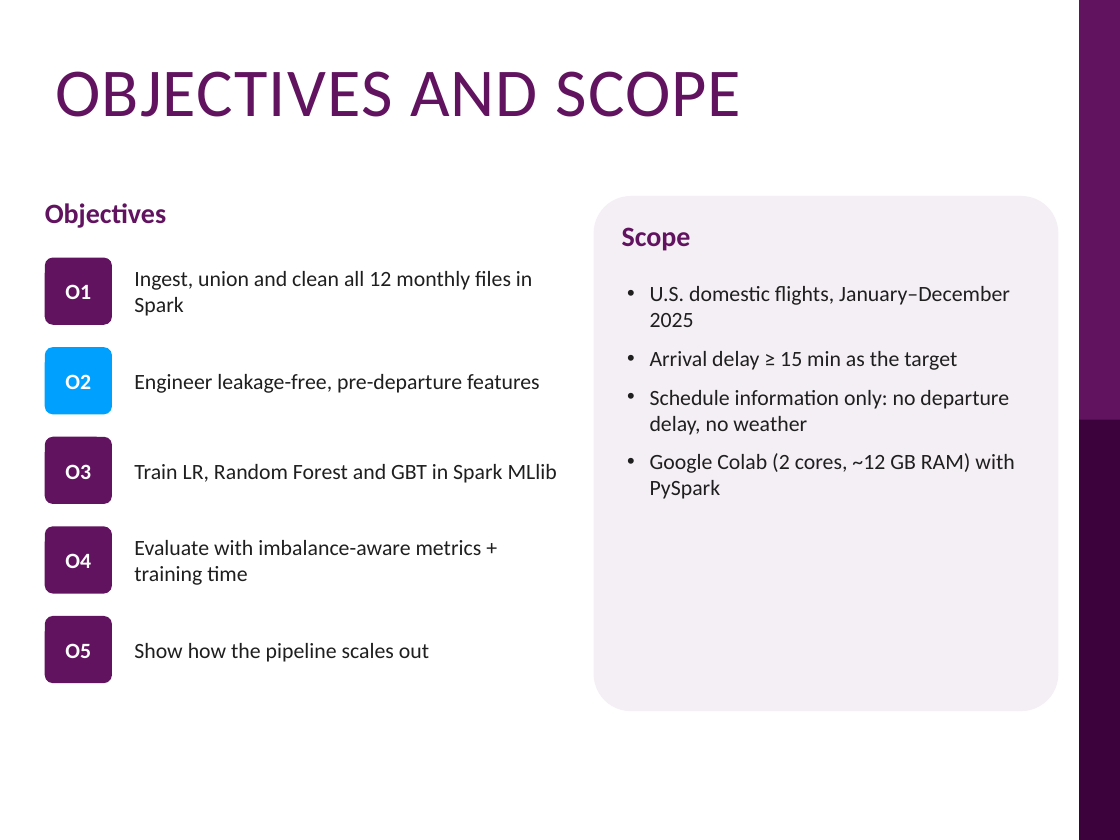
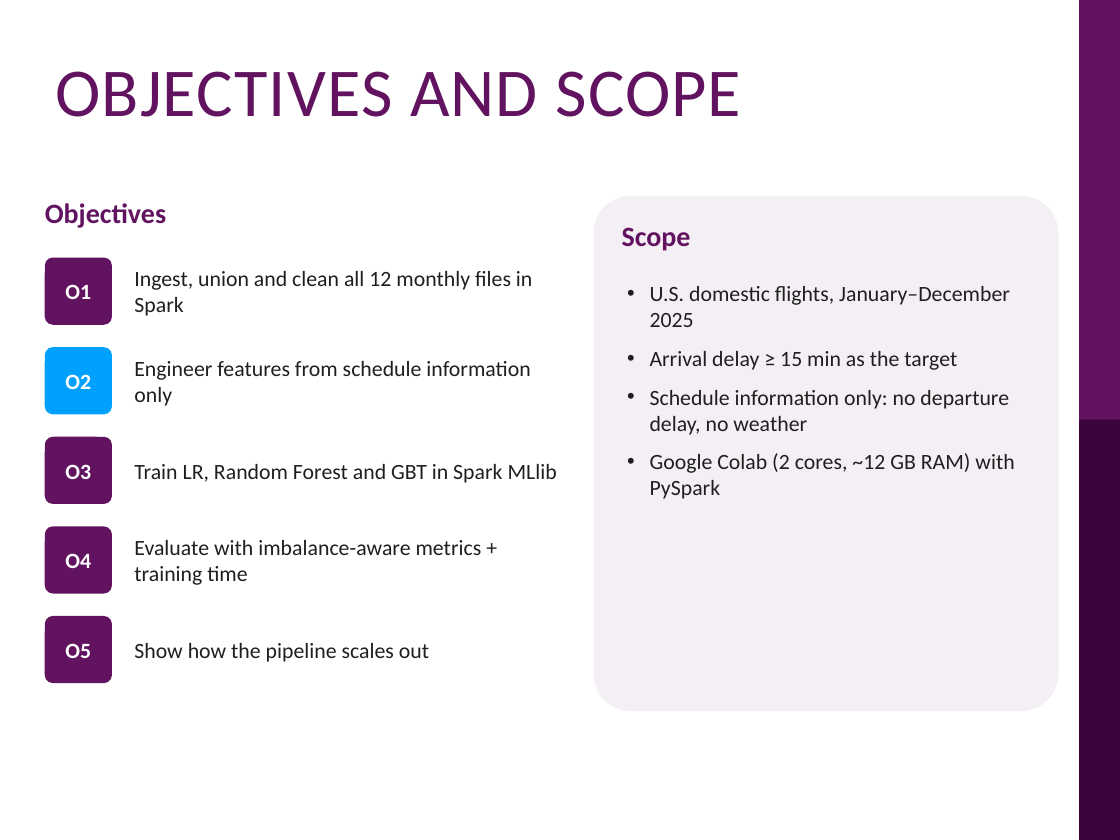
Before and after one commit to tiong0526/clone-21092024, a slide deck: slide 4 of bdmla-flight-delay/presentation/BDMLA_CW1_Flight_Delay_Presentation.pptx. Drawn at 1120x840 pixels with LibreOffice and Linux fonts; fonts in the diff are those of the drawing; background and template pictures are left out. Boxes give left, top, right and bottom in pixels: in the first picture for what was removed or moved away, otherwise in the second. Text is boxed around its words. In the diff, an @@ line names an element or a change of style, - is before the commit and + after.

```diff
--- a/bdmla-flight-delay/presentation/BDMLA_CW1_Flight_Delay_Presentation.pptx
+++ b/bdmla-flight-delay/presentation/BDMLA_CW1_Flight_Delay_Presentation.pptx
@@ text at (x1=134, y1=361, x2=530, y2=406): text changed @@
-Engineer leakage-free, pre-departure features
+Engineer features from schedule information only
```
Also in this commit, not shown: 7 other slides changed, 2 slides added, 3 other files.
